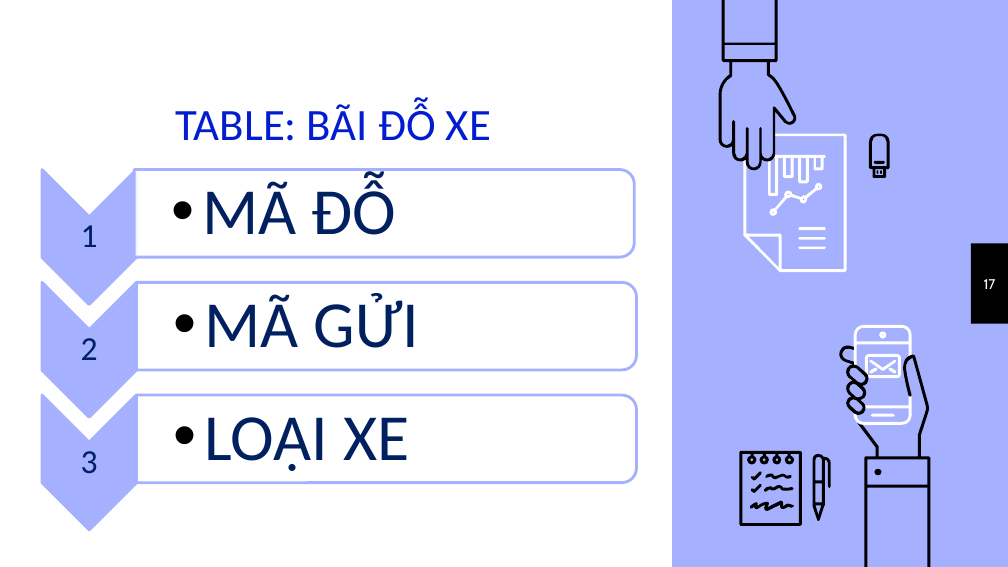
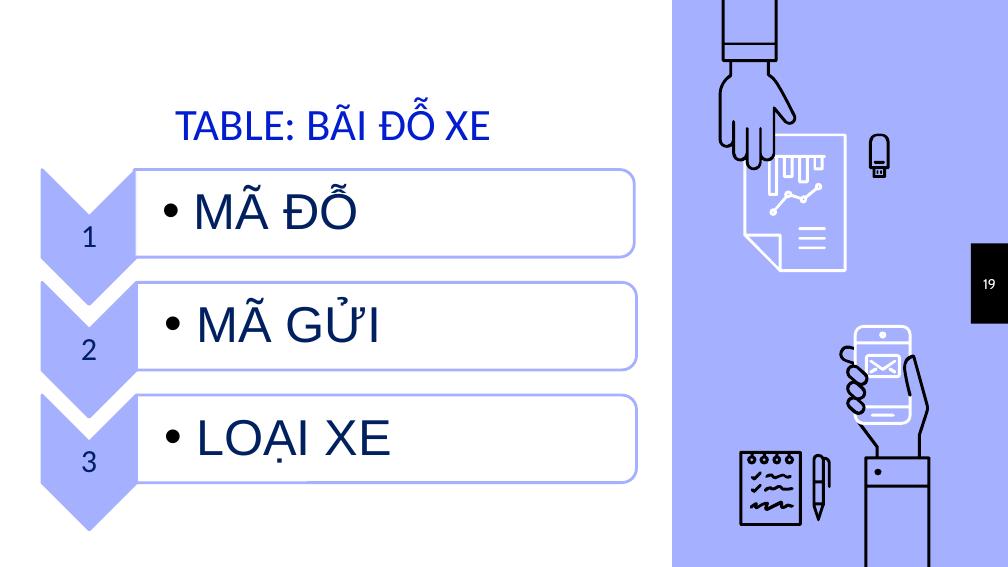
Before and after one commit to thuypt102/Practice-teamwork-01, a slide deck: slide 19 of Quản lý bãi đỗ xe.pptx (slide 17 before the commit). Drawn at 1008x567 pixels with LibreOffice and Linux fonts; fonts in the diff are those of the drawing. Boxes give left, top, right and bottom in pixels: in the first picture for what was removed or moved away, otherwise in the second. Text is boxed around its words. In the diff, an @@ line names an element or a change of style, - is before the commit and + after.

```diff
--- a/Quản lý bãi đỗ xe.pptx
+++ b/Quản lý bãi đỗ xe.pptx
@@ page number at (983, 279, 996, 289): text changed @@
-17
+19
@@ size 47 to 36 pt, font Calibri to Arial; less space between paragraphs in 3 elements at (194, 189, 359, 230), (196, 302, 382, 343), (196, 419, 392, 463) @@
```
Also in this commit, not shown: 15 other slides changed, 6 slides added, 1 slide removed.
